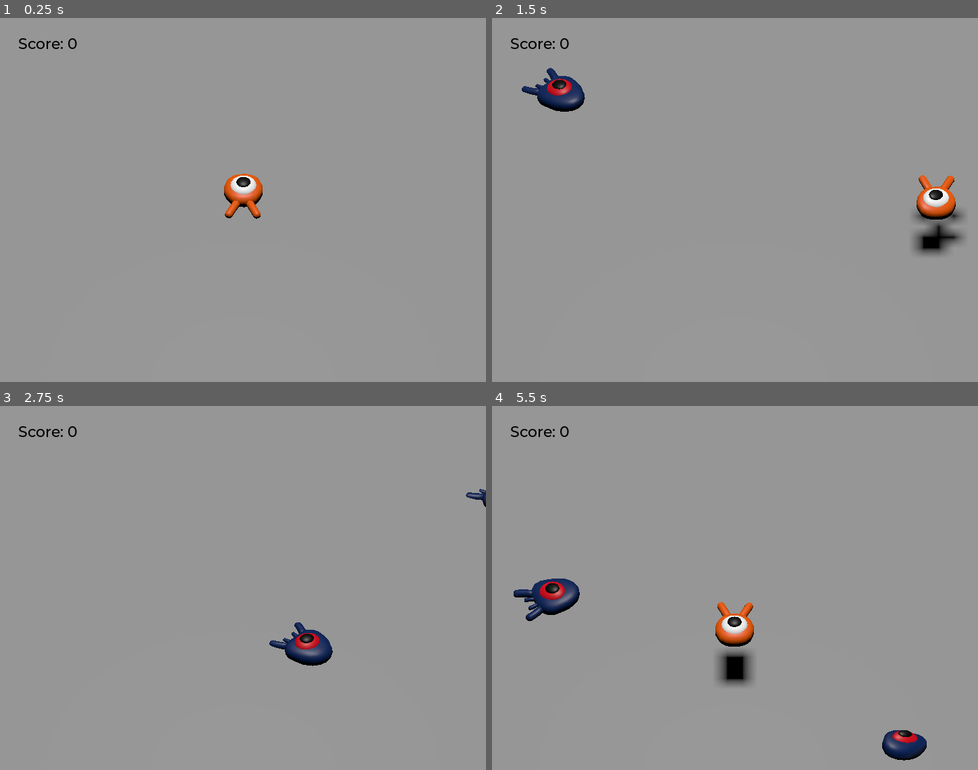
Above: before the commit, frames 1-4 (two rows, left to right).
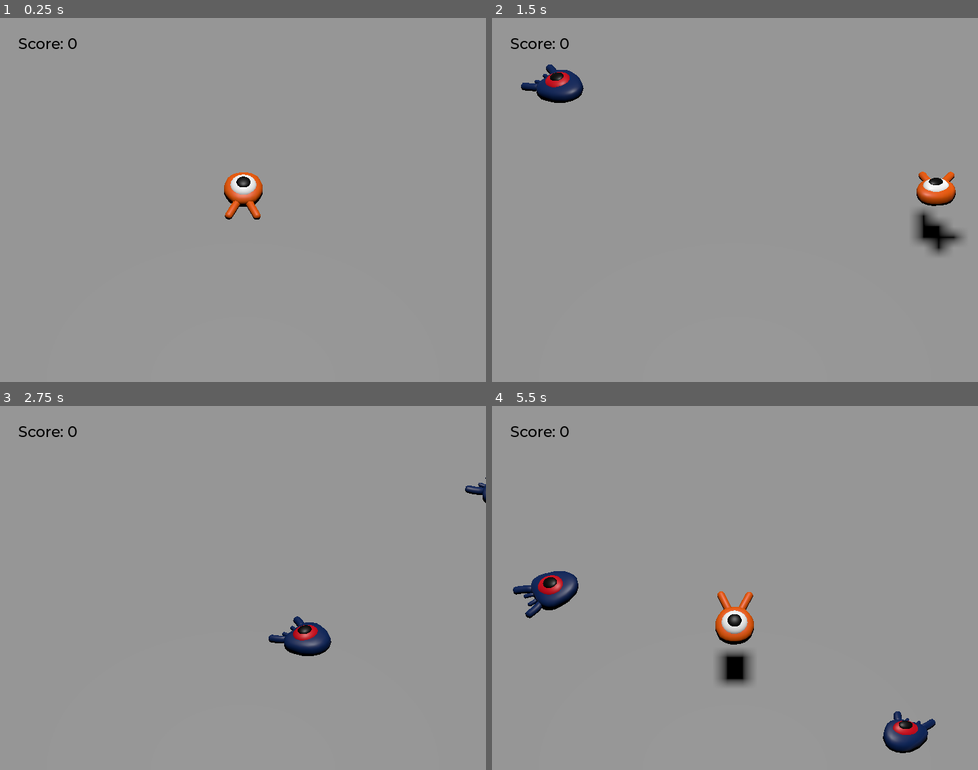
Above: after the commit, the same moments.

Repository: zjw1918/godot-3d-start
Game: Godot game, scene res://main.tscn
The game is run twice, just before and just after one commit, with the same random seed, the same clock (stepped at 60 frames per second) and the same inputs.
Inputs:
- Up to frame 1 (0.25 s): no input
- Up to frame 2 (1.5 s): tap Enter (ui_accept) at 0.5 s; hold Right (move_right) 0.53-1.28 s; tap Space (jump) at 0.6, 0.77, 1.07, 1.35 s; hold Down (move_back) from 1.28 s (still down)
- Up to frame 3 (2.75 s): tap Space (jump) at 1.52, 1.82, 2.1 s; release Down (move_back) at 2.03 s; hold Right (move_right) from 2.03 s (still down)
- Up to frame 4 (5.5 s): release Right (move_right) at 2.78 s; hold Up (move_forward) 2.78-3.53 s; tap Space (jump) at 2.85, 3.02, 3.32, 3.6, 3.77, 4.07, 4.35, 4.52, 4.82, 5.1 s; hold Left (move_left) 3.53-5.03 s; hold Down (move_back) from 5.03 s (still down)

The runs differ from the first frame. In frame 1, 0.1% of the frame differs, in the area x 46-55%, y 42-56%; in frame 2, 2.2%; in frame 3, 1.1%; in frame 4, 2.6%, in the area x 4-92%, y 45-98%.

Commit message:
character animation - complete

Diff:
--- a/Main.gd
+++ b/Main.gd
@@ -36,7 +36,6 @@
 	(mob as Mob).squashed.connect(score_label._on_mob_squashed.bind())
 
 
-
 func _on_player_hit() -> void:
 	mob_timer.stop()
 	retry.show()
--- a/Mob.gd
+++ b/Mob.gd
@@ -8,6 +8,8 @@
 @export var min_speed = 10
 # Maximum speed of the mob in meters per second.
 @export var max_speed = 18
+
+@onready var animation_player: AnimationPlayer = $AnimationPlayer
 
 
 func _physics_process(_delta):
@@ -24,12 +26,15 @@
 	rotate_y(randf_range(-PI / 4, PI / 4))
 
 	# We calculate a random speed (integer)
-	var random_speed = randi_range(min_speed, max_speed)
+	var random_speed: float = randi_range(min_speed, max_speed)
 	# We calculate a forward velocity that represents the speed.
 	velocity = Vector3.FORWARD * random_speed
 	# We then rotate the velocity vector based on the mob's Y rotation
 	# in order to move in the direction the mob is looking.
 	velocity = velocity.rotated(Vector3.UP, rotation.y)
+
+	if animation_player != null:
+		animation_player.speed_scale = random_speed / min_speed
 
 
 func _on_visible_on_screen_notifier_3d_screen_exited() -> void:
--- a/Player.gd
+++ b/Player.gd
@@ -13,6 +13,7 @@
 @export var bounce_impulse = 16
 
 @onready var pivot: Node3D = $Pivot
+@onready var animation_player: AnimationPlayer = $AnimationPlayer
 
 
 var target_velocity = Vector3.ZERO
@@ -38,6 +39,10 @@
 		direction = direction.normalized()
 		# Setting the basis property will affect the rotation of the node.
 		pivot.basis = Basis.looking_at(direction)
+		# when move, make the animation faster
+		animation_player.speed_scale = 4
+	else:
+		animation_player.speed_scale = 1
 
 	# Ground Velocity
 	target_velocity.x = direction.x * speed
@@ -71,6 +76,9 @@
 
 	move_and_slide()
 
+	# make the player arc
+	pivot.rotation.x = PI / 6 * velocity.y / jump_impulse
+
 
 func die():
 	hit.emit()
--- a/mob.tscn
+++ b/mob.tscn
@@ -1,10 +1,44 @@
-[gd_scene load_steps=4 format=3 uid="uid://crkq4s3qrartq"]
+[gd_scene load_steps=6 format=3 uid="uid://crkq4s3qrartq"]
 
 [ext_resource type="Script" path="res://Mob.gd" id="1_sy2ko"]
 [ext_resource type="PackedScene" uid="uid://b15fwupbg60md" path="res://art/mob.glb" id="2_o0o5p"]
 
 [sub_resource type="BoxShape3D" id="BoxShape3D_bt8eq"]
 size = Vector3(1.66165, 0.717529, 2.04449)
+
+[sub_resource type="Animation" id="Animation_agcpu"]
+resource_name = "float"
+length = 1.2
+loop_mode = 1
+tracks/0/type = "value"
+tracks/0/imported = false
+tracks/0/enabled = true
+tracks/0/path = NodePath("Pivot/Character:position")
+tracks/0/interp = 1
+tracks/0/loop_wrap = true
+tracks/0/keys = {
+"times": PackedFloat32Array(0.3, 0.7, 1.2),
+"transitions": PackedFloat32Array(0.435276, 2.07, 1),
+"update": 0,
+"values": [Vector3(0, 0, 0), Vector3(0, 0.65, 0), Vector3(0, 0.35, 0)]
+}
+tracks/1/type = "value"
+tracks/1/imported = false
+tracks/1/enabled = true
+tracks/1/path = NodePath("Pivot/Character:rotation")
+tracks/1/interp = 1
+tracks/1/loop_wrap = true
+tracks/1/keys = {
+"times": PackedFloat32Array(0.1, 0.5, 1.2),
+"transitions": PackedFloat32Array(0.435276, 0.44, 1),
+"update": 0,
+"values": [Vector3(0, 0, 0), Vector3(0.139626, 0, 0), Vector3(-0.15708, 0, 0)]
+}
+
+[sub_resource type="AnimationLibrary" id="AnimationLibrary_5ueb5"]
+_data = {
+"float": SubResource("Animation_agcpu")
+}
 
 [node name="Mob" type="CharacterBody3D" groups=["mob"]]
 collision_layer = 2
@@ -14,6 +48,7 @@
 [node name="Pivot" type="Node3D" parent="."]
 
 [node name="Character" parent="Pivot" instance=ExtResource("2_o0o5p")]
+transform = Transform3D(1, 0, 0, 0, 0.987688, 0.156434, 0, -0.156434, 0.987688, 0, 0.35, 0)
 
 [node name="CollisionShape3D" type="CollisionShape3D" parent="."]
 transform = Transform3D(1, 0, 0, 0, 1, 0, 0, 0, 1, 0.0323639, 0.16394, -0.058383)
@@ -22,4 +57,10 @@
 [node name="VisibleOnScreenNotifier3D" type="VisibleOnScreenNotifier3D" parent="."]
 aabb = AABB(-1.16447, -0.314104, -1.38075, 2.35335, 1.28446, 3.3279)
 
+[node name="AnimationPlayer" type="AnimationPlayer" parent="."]
+libraries = {
+"": SubResource("AnimationLibrary_5ueb5")
+}
+autoplay = "float"
+
 [connection signal="screen_exited" from="VisibleOnScreenNotifier3D" to="." method="_on_visible_on_screen_notifier_3d_screen_exited"]
--- a/player.tscn
+++ b/player.tscn
@@ -9,6 +9,68 @@
 [sub_resource type="CylinderShape3D" id="CylinderShape3D_d24fx"]
 height = 0.350523
 radius = 1.14479
+
+[sub_resource type="Animation" id="Animation_j22xb"]
+resource_name = "float"
+length = 1.2
+loop_mode = 1
+tracks/0/type = "value"
+tracks/0/imported = false
+tracks/0/enabled = true
+tracks/0/path = NodePath("Pivot/Character:position")
+tracks/0/interp = 1
+tracks/0/loop_wrap = true
+tracks/0/keys = {
+"times": PackedFloat32Array(0.3, 0.7, 1.2),
+"transitions": PackedFloat32Array(0.435276, 2.07, 1),
+"update": 0,
+"values": [Vector3(0, 0, 0), Vector3(0, 0.65, 0), Vector3(0, 0.35, 0)]
+}
+tracks/1/type = "value"
+tracks/1/imported = false
+tracks/1/enabled = true
+tracks/1/path = NodePath("Pivot/Character:rotation")
+tracks/1/interp = 1
+tracks/1/loop_wrap = true
+tracks/1/keys = {
+"times": PackedFloat32Array(0.1, 0.5, 1.2),
+"transitions": PackedFloat32Array(0.435276, 0.44, 1),
+"update": 0,
+"values": [Vector3(0, 0, 0), Vector3(0.139626, 0, 0), Vector3(-0.15708, 0, 0)]
+}
+
+[sub_resource type="Animation" id="Animation_ykou7"]
+length = 0.001
+tracks/0/type = "value"
+tracks/0/imported = false
+tracks/0/enabled = true
+tracks/0/path = NodePath("Pivot/Character:position")
+tracks/0/interp = 1
+tracks/0/loop_wrap = true
+tracks/0/keys = {
+"times": PackedFloat32Array(0),
+"transitions": PackedFloat32Array(1),
+"update": 0,
+"values": [Vector3(0, 0, 0)]
+}
+tracks/1/type = "value"
+tracks/1/imported = false
+tracks/1/enabled = true
+tracks/1/path = NodePath("Pivot/Character:rotation")
+tracks/1/interp = 1
+tracks/1/loop_wrap = true
+tracks/1/keys = {
+"times": PackedFloat32Array(0),
+"transitions": PackedFloat32Array(1),
+"update": 0,
+"values": [Vector3(0, 0, 0)]
+}
+
+[sub_resource type="AnimationLibrary" id="AnimationLibrary_115ms"]
+_data = {
+"RESET": SubResource("Animation_ykou7"),
+"float": SubResource("Animation_j22xb")
+}
 
 [node name="Player" type="CharacterBody3D"]
 collision_mask = 6
@@ -31,4 +93,10 @@
 transform = Transform3D(1, 0, 0, 0, 1, 0, 0, 0, 1, 0, 0.0149159, 0)
 shape = SubResource("CylinderShape3D_d24fx")
 
+[node name="AnimationPlayer" type="AnimationPlayer" parent="."]
+libraries = {
+"": SubResource("AnimationLibrary_115ms")
+}
+autoplay = "float"
+
 [connection signal="body_entered" from="MobDetector" to="." method="_on_mob_detector_body_entered"]
Not shown: 1 places in player.tscn that only renumber resources
